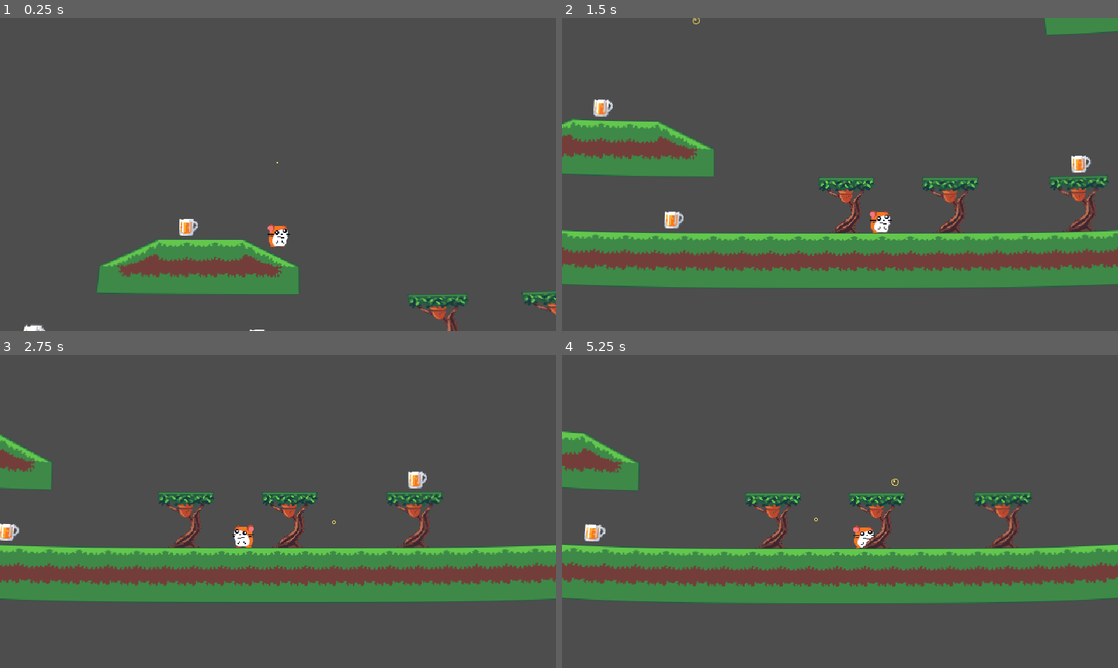
Above: before the commit, frames 1-4 (two rows, left to right).
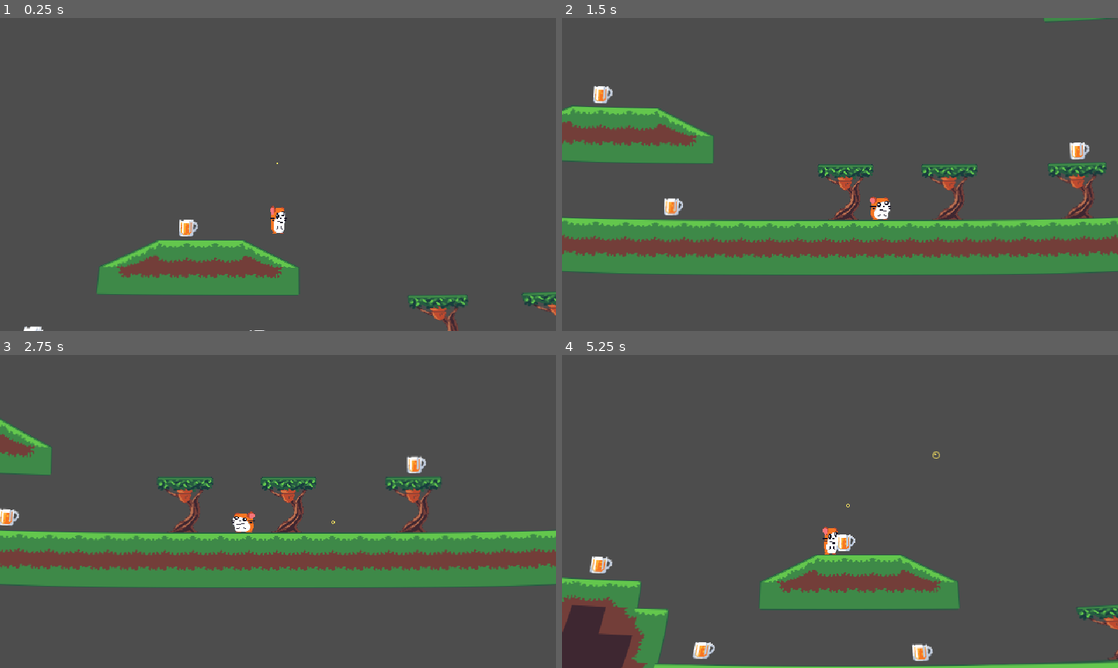
Above: after the commit, the same moments.

Repository: Codex112008/GMTK-2025-Game-Jam
Game: Godot game, scene res://Scenes/Game.tscn
Two runs of this game, one before a commit and one after it. Both use one fixed random seed, a clock stepped at 60 frames per second and the inputs below.
Inputs:
- Up to frame 1 (0.25 s): no input
- Up to frame 2 (1.5 s): hold D (right) from 0.53 s (still down); tap Space (jump) at 0.6, 0.77, 1.07, 1.35 s
- Up to frame 3 (2.75 s): tap Space (jump) at 1.52, 1.82, 2.1 s; release D (right) at 2.03 s; hold A (left) from 2.03 s (still down)
- Up to frame 4 (5.25 s): release A (left) at 2.78 s; hold D (right) 2.78-4.28 s; tap Space (jump) at 2.85, 3.02, 3.32, 3.6, 3.77, 4.07, 4.35, 4.52, 4.82, 5.1 s; tap J (debug_hotkey) at 4.15 s; hold A (left) 4.28-5.03 s; hold D (right) from 5.03 s (still down)

The runs differ from the first frame. In frame 1, 1.6% of the frame differs, in the area x 4-100%, y 46-100%; in frame 2, 28%, in the area x 0-100%, y 0-87%; in frame 3, 26%; in frame 4, 25%.

Commit message:
SQUISHHHHHH

Diff:
--- a/Scenes/Player.tscn
+++ b/Scenes/Player.tscn
@@ -15,7 +15,7 @@
 metadata/_custom_type_script = "uid://25uq6brcn0fn"
 
 [sub_resource type="RectangleShape2D" id="RectangleShape2D_kyqiw"]
-size = Vector2(20, 23)
+size = Vector2(20, 18)
 
 [sub_resource type="SpriteFrames" id="SpriteFrames_gntrk"]
 animations = [{
@@ -34,7 +34,7 @@
 particles_anim_v_frames = 1
 particles_anim_loop = false
 
-[node name="Player" type="CharacterBody2D" node_paths=PackedStringArray("coyote_timer", "jump_buffer_timer", "short_jump_timer", "my_sprite", "drunk_particles", "time_rewinder")]
+[node name="Player" type="CharacterBody2D" node_paths=PackedStringArray("coyote_timer", "jump_buffer_timer", "short_jump_timer", "my_sprite", "drunk_particles", "time_rewinder", "collision_shape")]
 script = ExtResource("1_kyqiw")
 speed = 260.0
 acceleration = 7.0
@@ -47,18 +47,21 @@
 my_sprite = NodePath("AnimatedSprite2D")
 drunk_particles = NodePath("DrunkParticles")
 time_rewinder = NodePath("Rewinder")
+collision_shape = NodePath("CollisionShape2D")
 
 [node name="Rewinder" type="Node" parent="."]
 script = ExtResource("4_5ixxa")
 rewind_resources = Array[ExtResource("5_nn08x")]([SubResource("Resource_52ee3")])
+speed_scale = 4.0
 metadata/_custom_type_script = "uid://babpw2llhagpv"
 
 [node name="CollisionShape2D" type="CollisionShape2D" parent="."]
-position = Vector2(0, 4.5)
+position = Vector2(0, -9)
 shape = SubResource("RectangleShape2D_kyqiw")
 
 [node name="AnimatedSprite2D" type="AnimatedSprite2D" parent="."]
 sprite_frames = SubResource("SpriteFrames_gntrk")
+offset = Vector2(0, -16)
 
 [node name="Timers" type="Node2D" parent="."]
 
--- a/Scripts/PlayerController.gd
+++ b/Scripts/PlayerController.gd
@@ -10,6 +10,7 @@
 @export var max_nut_count : int = 2
 @export var nut_count : int = 0
 @export var nutted_trees : Array[TreeNode] = []
+@export var thrown_nut : PackedScene
 
 @export var curve_speed : float = 5.0
 var curve_shader_strength : float
@@ -17,7 +18,11 @@
 @export var beer_needed : int = 6
 var beer_collected : int = 0
 
-@export var thrown_nut : PackedScene
+var rewinding : bool = false
+@export var rewindAcceleration : float = 10
+var starting_point : Vector2
+
+var last_frame_on_floor : bool
 
 @export_group("References")
 @export var coyote_timer : Timer
@@ -26,6 +31,7 @@
 @export var my_sprite : AnimatedSprite2D
 @export var drunk_particles : CPUParticles2D
 @export var time_rewinder : Rewinder
+@export var collision_shape : CollisionShape2D
 
 @export_group("OOC References")
 @export var curve_effect_rect : CanvasItem
@@ -36,6 +42,8 @@
 	curve_shader_strength = (curve_effect_rect.material as ShaderMaterial).get_shader_parameter("distortion_strength")
 
 	time_rewinder.done_rewinding.connect(enable_inputs)
+
+	starting_point = position
 
 func _process(delta : float) -> void:
 	var shader_material : ShaderMaterial = curve_effect_rect.material as ShaderMaterial
@@ -52,7 +60,7 @@
 
 func _physics_process(delta : float) -> void:
 	# Add the gravity.
-	if not is_on_floor():
+	if not is_on_floor() && !rewinding:
 		if velocity.y < 0:
 			velocity += Vector2.DOWN * gravity * delta
 		else: # Fast gravity if already moving down
@@ -95,6 +103,7 @@
 		instantiated_nodes.add_child(new_nut)
 
 
+
 	# Get the input direction and handle the movement/deceleration.
 	var direction := Input.get_axis("left", "right")
 	if direction:
@@ -103,14 +112,33 @@
 	else:
 		velocity.x = lerpf(velocity.x, 0, delta * friction)
 
+	# Rewind
+	if rewinding:
+		velocity = Vector2.ZERO
+		collision_shape.disabled = true
+		motion_mode = CharacterBody2D.MOTION_MODE_FLOATING
+		position = lerp(position, starting_point, delta * rewindAcceleration)
+		if position.distance_squared_to(starting_point) < 4.0:
+			print("help")
+			motion_mode = CharacterBody2D.MOTION_MODE_GROUNDED
+			collision_shape.disabled = false
+			rewinding = false
+			enable_inputs()
 
 	# Drop down one way platforms
 	if Input.is_action_pressed("down") && is_on_floor():
 		position.y += 1
 
 
-	if Input.is_action_just_pressed("debug_hotkey"):
-		start_rewind()
+
+	scale = scale.lerp(Vector2.ONE, delta * 5)
+	if (!last_frame_on_floor && is_on_floor()):
+		scale = Vector2(1.25, 0.75)
+
+	if (!is_on_floor() && absf(velocity.y) > 500):
+		scale = Vector2(0.75, 1.25)
+
+	last_frame_on_floor = is_on_floor()
 
 	move_and_slide()
 
@@ -137,7 +165,9 @@
 	set_process_unhandled_input(false)
 	for tree : TreeNode in nutted_trees:
 		remove_oldest_nut()
-	time_rewinder.rewind()
+	#time_rewinder.rewind()
+
+	rewinding = true
 
 func enable_inputs():
 	set_process_input(true)
